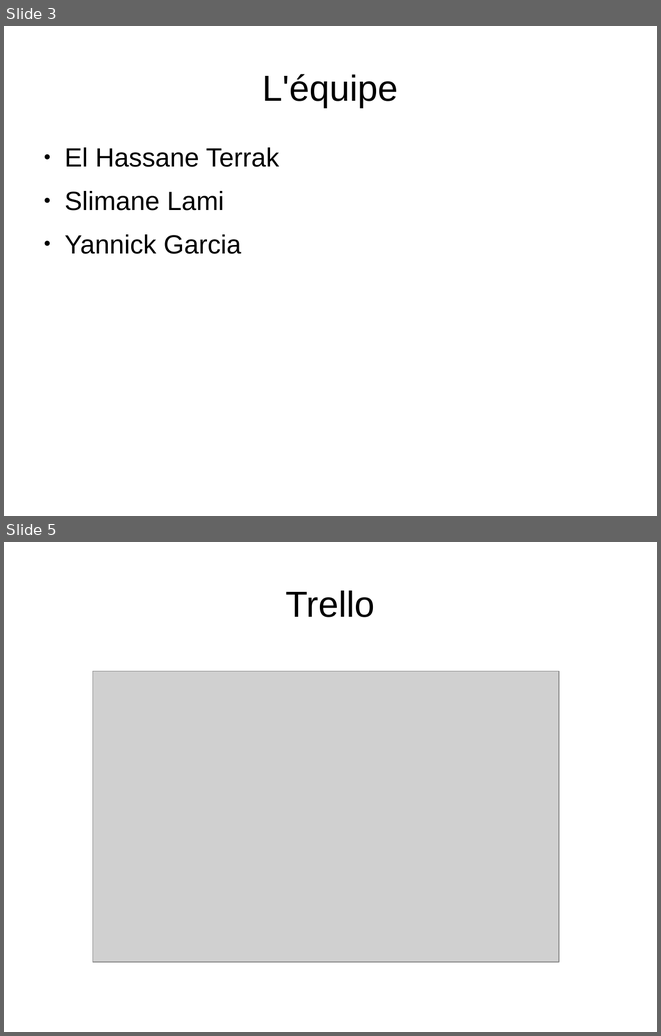
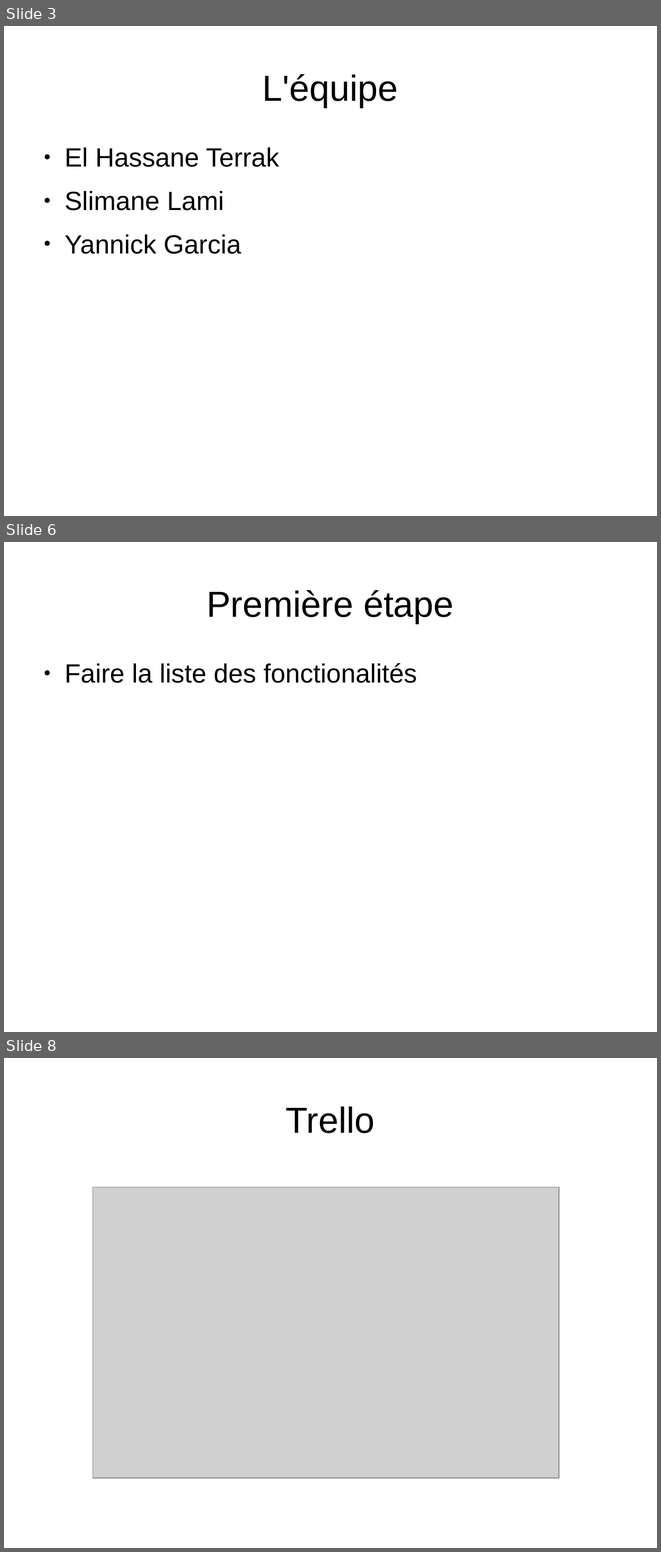
Before and after one commit to Wathil/POECNews, a slide deck: presentation.odp. Shown one above the other, each under a label of ours: slides 3 and 5 before the commit, slides 3, 6 and 8 after it; the slides between them are not shown. The pictures are 661x1036 and 661x1552 pixels, drawn with LibreOffice and Linux fonts; fonts in the diff are those of the drawing; grey boxes stand for pictures. Boxes give left, top, right and bottom in pixels: in the first picture for what was removed or moved away, otherwise in the second. Text is boxed around its words. In the diff, an @@ line names an element or a change of style, - is before the commit and + after.

```diff
--- a/presentation.odp
+++ b/presentation.odp
@@ slide 6 added at <box>4,542,657,1032</box>, background #FFFFFF @@
@@ title added at <box>206,590,454,623</box>, 44 pt, text #000000 @@
+Première étape
@@ text added at <box>64,663,417,683</box>, 32 pt, text #000000 @@
+● Faire la liste des fonctionalités
@@ what was slide 5 is now slide 8 @@
```
Also in this commit, not shown: 2 slides changed, 4 other slides added, 1 slide removed.
